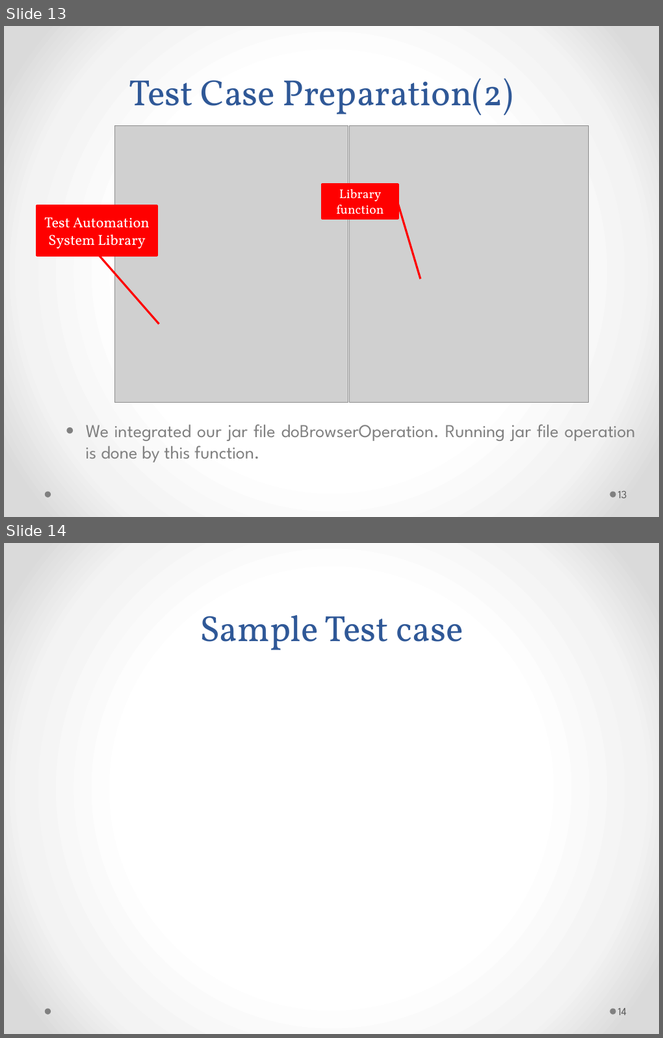
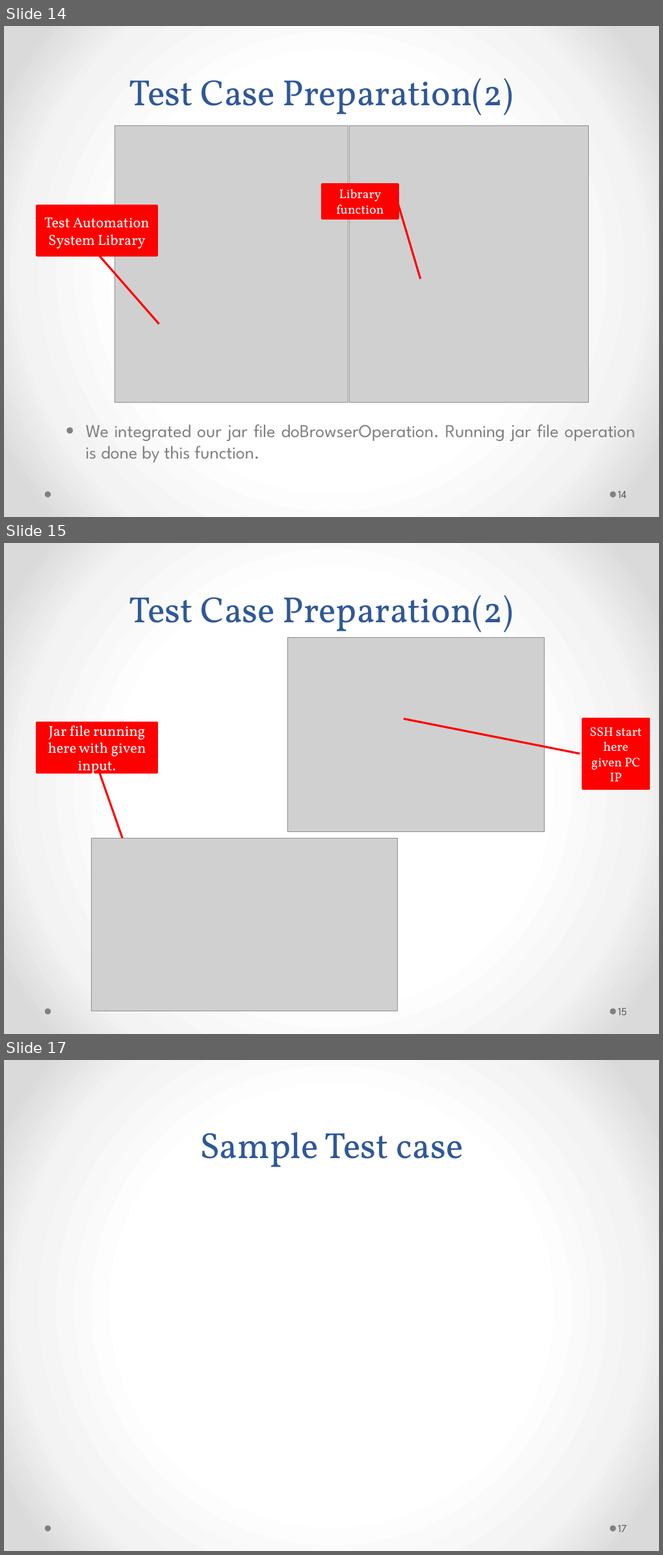
Before and after one commit to genehas/CENG552-SwTesting, a slide deck: jarFolder/CENG552Presentation.pptx. Shown one above the other, each under a label of ours: slides 13 and 14 before the commit, slides 14, 15 and 17 after it; the slides between them are not shown. The pictures are 663x1038 and 663x1555 pixels, drawn with LibreOffice and Linux fonts; fonts in the diff are those of the drawing; grey boxes stand for pictures. Boxes give left, top, right and bottom in pixels: in the first picture for what was removed or moved away, otherwise in the second. Text is boxed around its words. In the diff, an @@ line names an element or a change of style, - is before the commit and + after.

Commit message:
Browser Operations Junit Test added.

```diff
--- a/jarFolder/CENG552Presentation.pptx
+++ b/jarFolder/CENG552Presentation.pptx
@@ slide 15 added at [4, 543, 659, 1034], background gradient #FFFFFF to #F4F4F4 to #DADADA; not listed: 2 template elements that a slide beside it also shows @@
@@ title added at [129, 595, 514, 639], 40 pt, text #2F5897 @@
+Test Case Preparation(2)
@@ picture added at [287, 638, 545, 832] @@
@@ border callout added at [36, 722, 157, 773], fill #FF0000, outline #FF0000 2.25 pt, 16 pt, text #FFFFFF @@
+Jar file running here with given input.
@@ border callout added at [583, 719, 649, 789], fill #FF0000, outline #FF0000 2.25 pt, 14 pt, text #FFFFFF @@
+SSH start here given PC IP
@@ picture added at [91, 838, 398, 1012] @@
@@ page number added at [618, 1008, 627, 1016], 12 pt, text #595959 @@
+15
@@ what was slide 13 is now slide 14 @@
@@ page number at [618, 491, 627, 499]: text changed @@
-13
+14
@@ what was slide 14 is now slide 17 @@
@@ page number at [618, 1525, 627, 1533]: text changed @@
-14
+17
```
Also in this commit, not shown: 2 slides changed, 2 other slides added, 11 other files.
